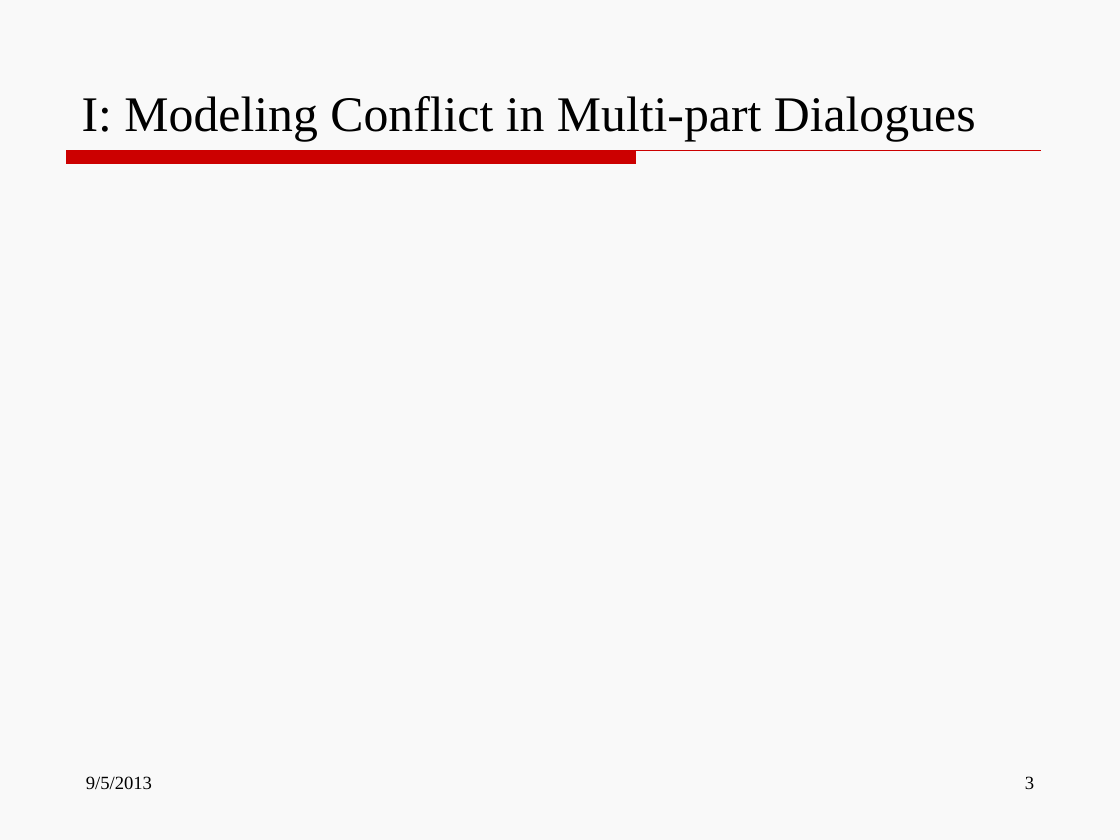
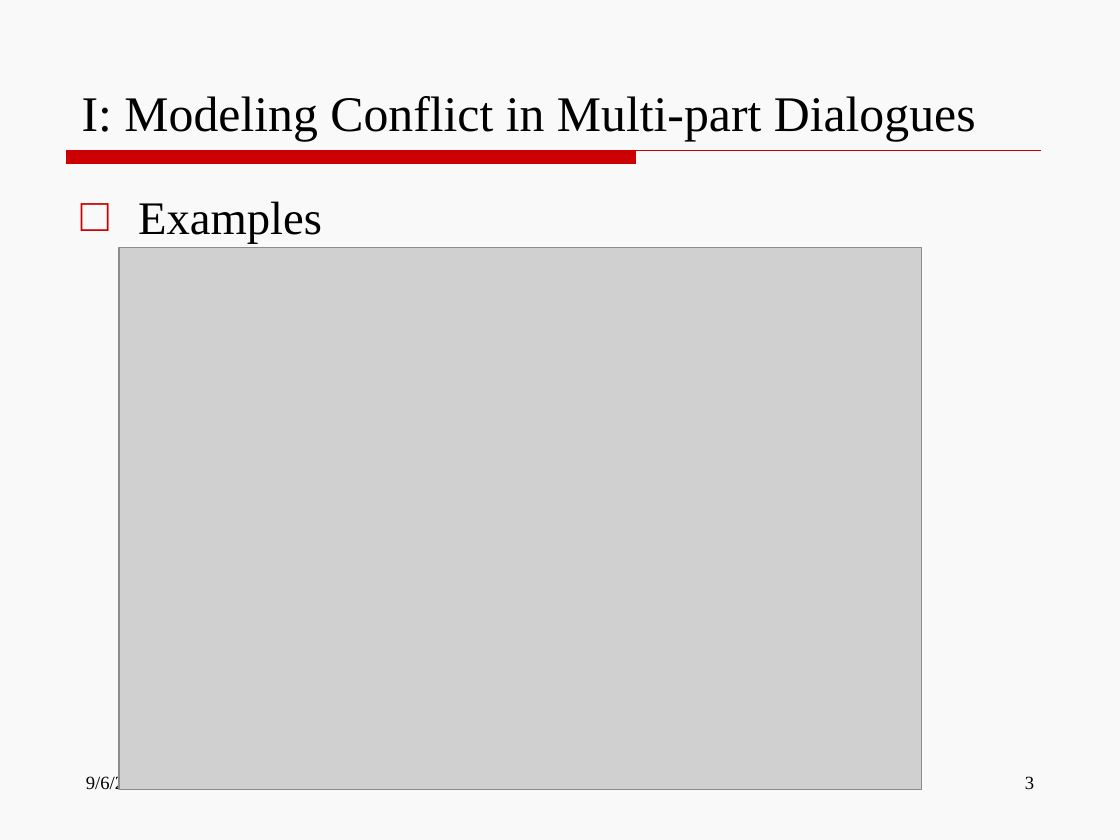
Before and after one commit to wencanluo/NLPFall2013, a slide deck: slide 3 of doc/More Ideas-Wencan.pptx. Drawn at 1120x840 pixels with LibreOffice and Linux fonts; fonts in the diff are those of the drawing; grey boxes stand for pictures. Boxes give left, top, right and bottom in pixels: in the first picture for what was removed or moved away, otherwise in the second. Text is boxed around its words. In the diff, an @@ line names an element or a change of style, - is before the commit and + after.

```diff
--- a/doc/More Ideas-Wencan.pptx
+++ b/doc/More Ideas-Wencan.pptx
@@ text added at box(138, 201, 322, 243), 30 pt, text #000000 @@
+□ Examples
@@ picture added at box(119, 248, 922, 790) @@
@@ text at box(86, 775, 152, 794): text changed @@
-9/5/2013
+9/6/2013
```
Also in this commit, not shown: 8 other slides changed, 2 slides added, 1 other file.
